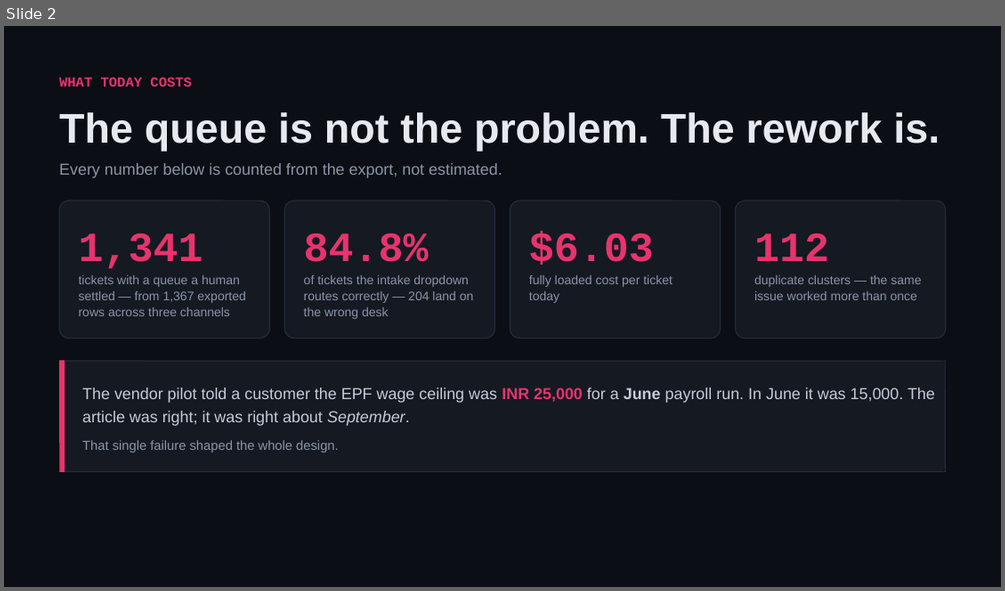
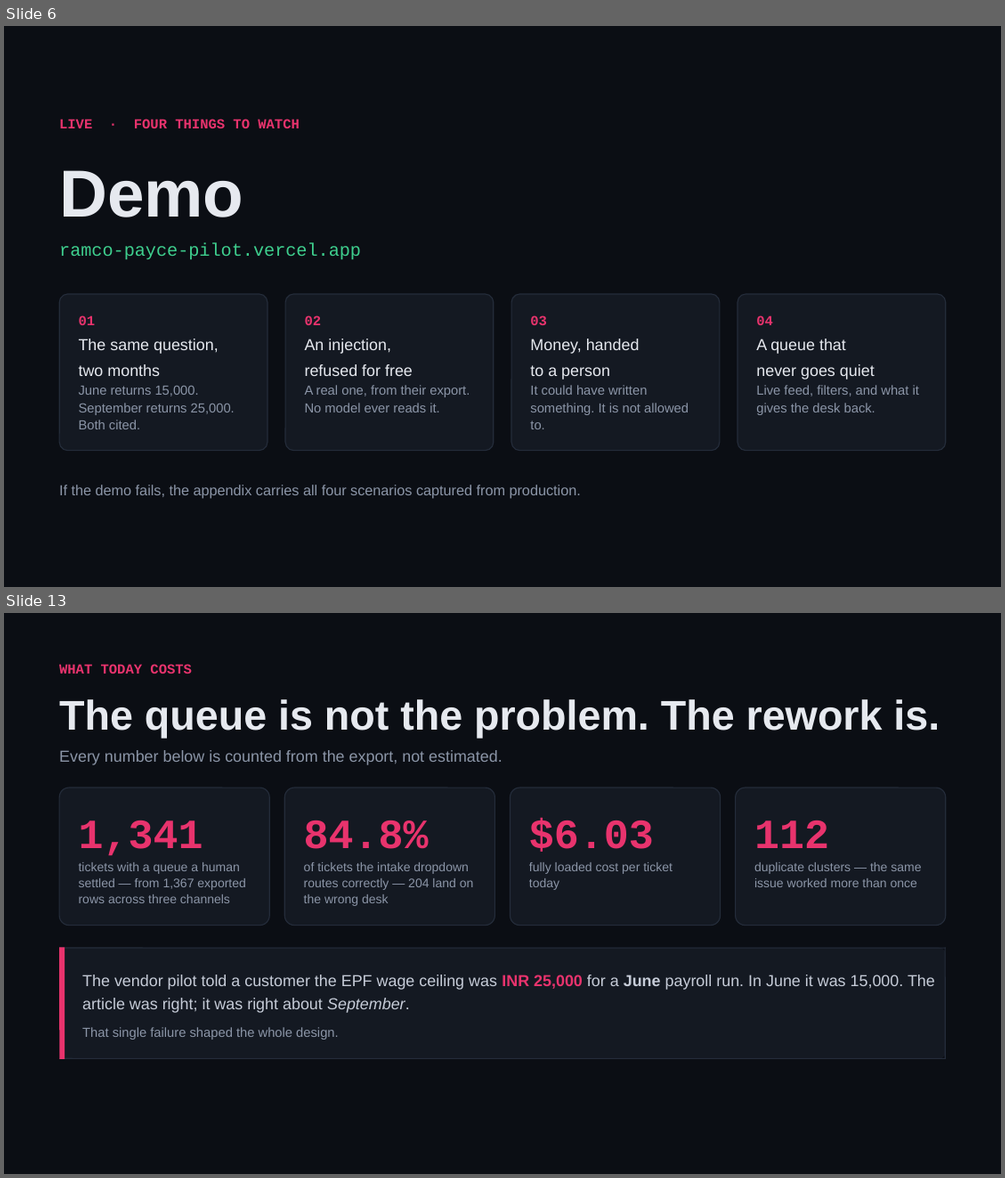
Before and after one commit to shivam-25/ramco-payce-pilot, a slide deck: docs/deck/ramco-payce-pilot.pptx. Shown one above the other, each under a label of ours: slide 2 before the commit, slides 6 and 13 after it; the slides between them are not shown. The pictures are 1005x591 and 1005x1178 pixels, drawn with LibreOffice and Linux fonts; fonts in the diff are those of the drawing. Boxes give left, top, right and bottom in pixels: in the first picture for what was removed or moved away, otherwise in the second. Text is boxed around its words. In the diff, an @@ line names an element or a change of style, - is before the commit and + after.

```diff
--- a/docs/deck/ramco-payce-pilot.pptx
+++ b/docs/deck/ramco-payce-pilot.pptx
@@ slide 6 added at [4, 26, 1001, 587], background #0B0E14 @@
@@ text added at [59, 119, 299, 128], 10 pt, text #E8336D, bold @@
+LIVE · FOUR THINGS TO WATCH
@@ text added at [59, 170, 243, 217], 48 pt, text #E6E9EF, bold @@
+Demo
@@ text added at [59, 243, 361, 259], 13 pt, text #3ECF8E @@
+ramco-payce-pilot.vercel.app
@@ rounded rectangle added at [60, 294, 268, 451], fill #141922, outline #242C3A 0.75 pt @@
@@ text added at [79, 315, 96, 325], 10 pt, text #E8336D, bold @@
+01
@@ rounded rectangle added at [285, 294, 494, 451], fill #141922, outline #242C3A 0.75 pt @@
@@ text added at [305, 315, 322, 325], 10 pt, text #E8336D, bold @@
+02
@@ rounded rectangle added at [511, 294, 720, 451], fill #141922, outline #242C3A 0.75 pt @@
@@ text added at [530, 315, 547, 325], 10 pt, text #E8336D, bold @@
+03
@@ rounded rectangle added at [737, 294, 946, 451], fill #141922, outline #242C3A 0.75 pt @@
@@ text added at [756, 315, 773, 325], 10 pt, text #E8336D, bold @@
+04
@@ text added at [79, 338, 218, 376], 11.5 pt, text #E6E9EF @@
+The same question,
+two months
@@ text added at [305, 338, 413, 376], 11.5 pt, text #E6E9EF @@
+An injection,
+refused for free
@@ text added at [530, 338, 639, 379], 11.5 pt, text #E6E9EF @@
+Money, handed
+to a person
@@ text added at [756, 338, 874, 379], 11.5 pt, text #E6E9EF @@
+A queue that
+never goes quiet
@@ text added at [79, 386, 235, 429], 9.5 pt, text #8B95A7 @@
+June returns 15,000. September returns 25,000. Both cited.
@@ text added at [305, 385, 469, 412], 9.5 pt, text #8B95A7 @@
+A real one, from their export. No model ever reads it.
@@ text added at [530, 385, 688, 429], 9.5 pt, text #8B95A7 @@
+It could have written something. It is not allowed to.
@@ text added at [756, 385, 919, 415], 9.5 pt, text #8B95A7 @@
+Live feed, filters, and what it gives the desk back.
@@ text added at [59, 484, 581, 498], 10.5 pt, text #8B95A7 @@
+If the demo fails, the appendix carries all four scenarios captured from production.
@@ what was slide 2 is now slide 13 @@
```
Also in this commit, not shown: 11 other slides added, 1 slide removed, 32 other files.
